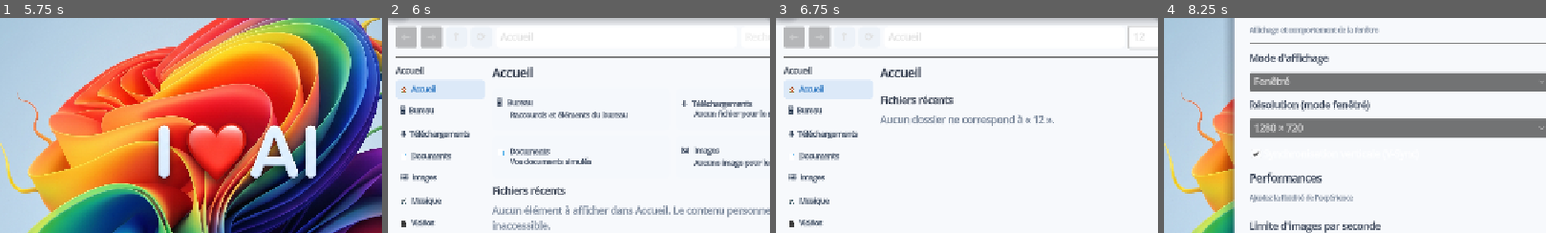
Above: before the commit, frames 1-4 (left to right).
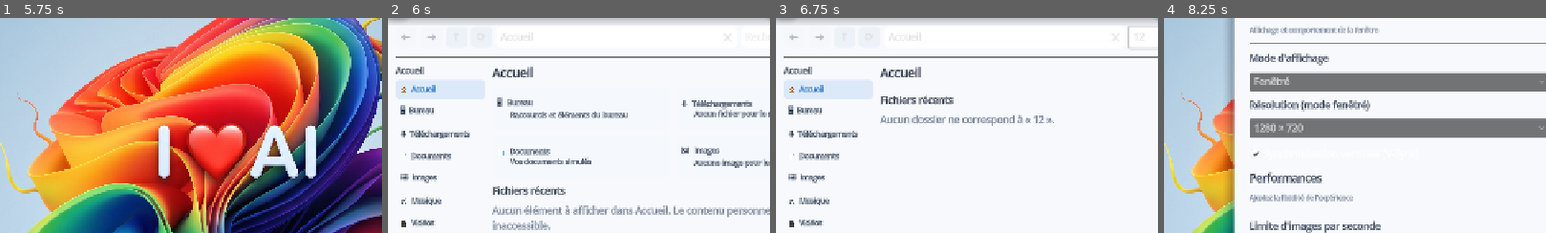
Above: after the commit, the same moments.

Repository: Likounsee/Microslop-Experience
Game: Godot game, scene res://scenes/desktop.tscn
The game is run twice, just before and just after one commit, with the same random seed, the same clock (stepped at 60 frames per second) and the same inputs.
Inputs (mouse positions are % of the whole screen's width and height, from its top left):
- Up to frame 1 (5.75 s): click (6, 18) at 0.52 s; click (6, 33) at 1.27 s; click (6, 48) at 2.02 s; click "⌕ Rechercher" at 2.75 s; click "—" at 3.5 s; click (44, 94) at 4.27 s; click "—" at 5 s
- Up to frame 2 (6 s): click (49, 94) at 5.77 s
- Up to frame 3 (6.75 s): click (73, 24) at 6.52 s; type "12" at 6.6 s
- Up to frame 4 (8.25 s): click "—" at 7.25 s; click (53, 94) at 8.02 s
The pictures show only the part of the screen within x 19-69%, y 19-69%; the shares and areas given below are measured in that part.

Frame 1 is identical in both runs. In frame 2, 1.2% of the frame differs, in the area x 2-15%, y 3-15%; in frame 3, 1.2%; in frame 4, nothing differs.

Commit message:
Polish Explorer controls for Windows 11

Diff:
--- a/scripts/desktop.gd
+++ b/scripts/desktop.gd
@@ -1358,8 +1358,12 @@
 		nav.text = caption
 		nav.custom_minimum_size = Vector2(36, 34)
 		nav.add_theme_font_size_override("font_size", 17)
+		nav.tooltip_text = {"←": "Précédent", "→": "Suivant", "↑": "Remonter", "⟳": "Actualiser"}[caption]
+		nav.focus_mode = Control.FOCUS_NONE
 		nav.add_theme_stylebox_override("normal", _flat_style(Color("edf2f8"), 8))
 		nav.add_theme_stylebox_override("hover", _flat_style(Color("dce8f7"), 8))
+		nav.add_theme_stylebox_override("disabled", _flat_style(Color("f5f7fa"), 8))
+		nav.add_theme_color_override("font_disabled_color", Color("aab5c4"))
 		nav.pressed.connect(_explorer_toolbar_action.bind(caption, content))
 		toolbar.add_child(nav)
 	var address := LineEdit.new()
@@ -1368,6 +1372,7 @@
 	address.set_meta("explorer_history", ["Accueil"])
 	address.set_meta("explorer_history_index", 0)
 	address.placeholder_text = "Chemin d’accès"
+	address.clear_button_enabled = true
 	address.size_flags_horizontal = Control.SIZE_EXPAND_FILL
 	address.custom_minimum_size.y = 34
 	address.add_theme_stylebox_override("normal", _flat_style(Color("ffffff"), 8))
@@ -1376,6 +1381,7 @@
 	var search := LineEdit.new()
 	search.name = "ExplorerSearch"
 	search.placeholder_text = "Rechercher dans Accueil"
+	search.clear_button_enabled = true
 	search.custom_minimum_size = Vector2(190, 34)
 	search.add_theme_stylebox_override("normal", _flat_style(Color("ffffff"), 8))
 	toolbar.add_child(search)
@@ -1411,6 +1417,8 @@
 		nav_item.set_meta("explorer_path", caption.replace("🏠  ", "").replace("🖥  ", "").replace("⬇  ", "").replace("📄  ", "").replace("🖼  ", "").replace("🎵  ", "").replace("🎬  ", "").replace("💾  ", "").strip_edges())
 		nav_item.add_theme_stylebox_override("normal", _flat_style(Color(0, 0, 0, 0), 6))
 		nav_item.add_theme_stylebox_override("hover", _flat_style(Color("e5edf8"), 6))
+		nav_item.add_theme_stylebox_override("pressed", _flat_style(Color("d2e3f8"), 6))
+		nav_item.focus_mode = Control.FOCUS_NONE
 		nav_buttons.append(nav_item)
 		sidebar.add_child(nav_item)
 	address.set_meta("explorer_nav_buttons", nav_buttons)
